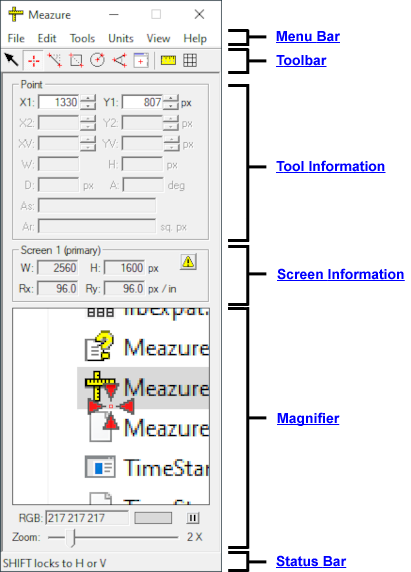
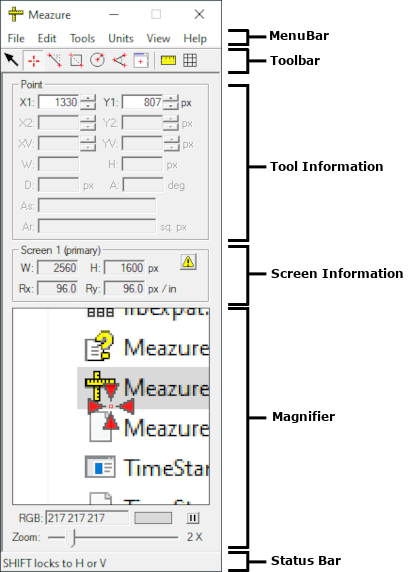
Comparing the layer stacks of the two 411 x 572 images. Changes:
painted on "Status Bar" over [271, 555, 347, 568]
painted on "Magnifier" over [273, 411, 340, 426]
painted on "Tool Information" over [270, 160, 386, 173]
painted on "Screen Information" over [271, 268, 405, 281]
painted on "Toolbar" over [270, 55, 327, 67]
renamed "Menu Bar" to "MenuBar", painted on it over [270, 31, 340, 43]
